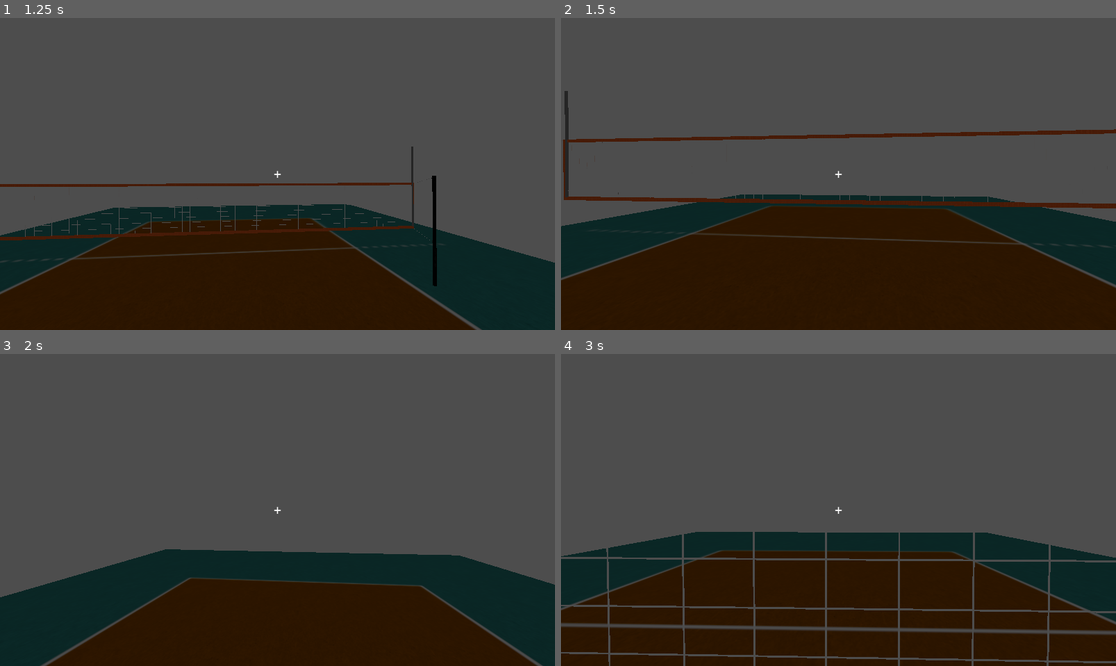
Above: before the commit, frames 1-4 (two rows, left to right).
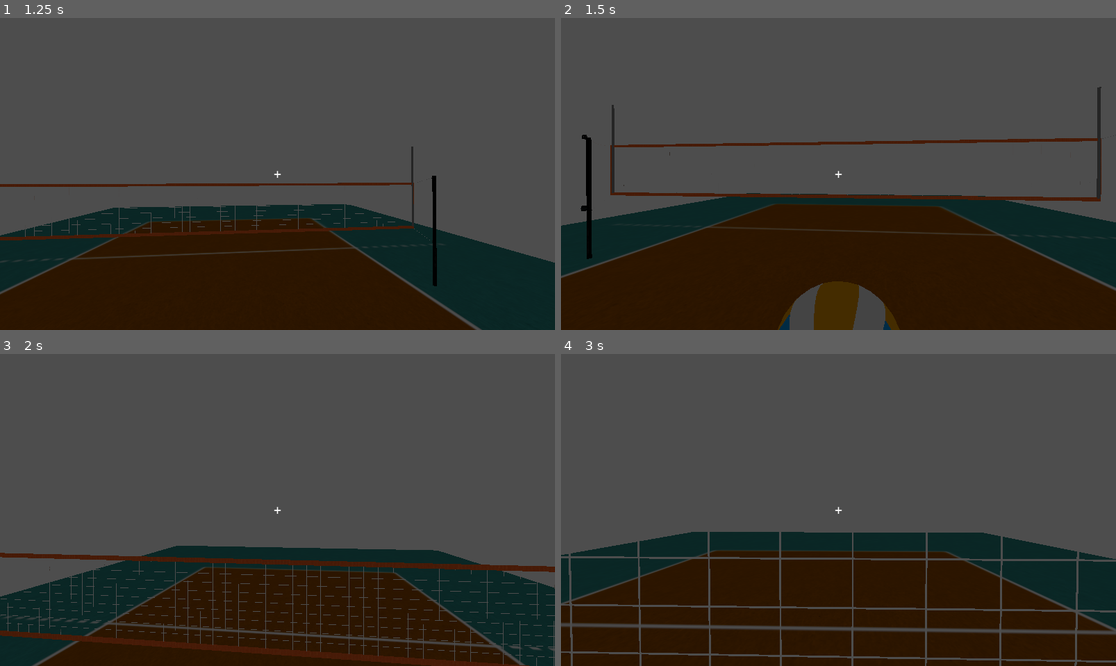
Above: after the commit, the same moments.

Repository: Mcaldas11/VolleyBox
Game: Godot game, scene res://volleyball/scene.tscn
The game is run twice, just before and just after one commit, with the same random seed, the same clock (stepped at 60 frames per second) and the same inputs.
Inputs (mouse positions are in pixels of both pictures, inside the frame that each line leads up to):
- Up to frame 1 (1.25 s): tap Enter (ui_accept) at 0.5, 0.77 s; move the mouse to (305, 174) at 0.52 s; press the mouse at (305, 174) at 0.53 s; hold W (ui_up) from 0.53 s (still down)
- Up to frame 2 (1.5 s): keep holding W (ui_up); move the mouse to (810, 174) at 1.27 s; release the mouse at (810, 174) at 1.28 s; tap G (spawn_ball) at 1.35 s
- Up to frame 3 (2 s): keep holding W (ui_up); tap Enter (ui_accept) at 1.52 s
- Up to frame 4 (3 s): keep holding W (ui_up); move the mouse to (849, 503) at 2.02 s; tap Keypad Enter at 2.1 s; move the mouse to (832, 516) at 2.77 s; tap Shift at 2.85 s

Frame 1 is identical in both runs. In frame 2, 8.5% of the frame differs, in the area x 0-100%, y 22-100%; in frame 3, 8.9%, in the area x 0-100%, y 61-100%; in frame 4, 4.5%.
Error before the commit: Cannot call method 'instantiate' on a null value. (res://Player/Script_Player/player.gd:43)

Commit message:
ball error
the ball spawns but we can not hit the ball... future implementation

Diff:
--- a/volley-box/Player/player.tscn
+++ b/volley-box/Player/player.tscn
@@ -24,3 +24,6 @@
 transform = Transform3D(1, 0, 0, 0, 1, 0, 0, 0, 1, 0, 0.775, 0)
 current = true
 fov = 65.0
+
+[node name="SpawnPoint" type="Node3D" parent="."]
+transform = Transform3D(1, 0, 0, 0, 1, 0, 0, 0, 1, 0, -0.1164161, -0.6784137)
--- a/volley-box/assets/ball/ball.tscn
+++ b/volley-box/assets/ball/ball.tscn
@@ -1,9 +1,19 @@
-[gd_scene load_steps=2 format=3 uid="uid://csnwley7mf18u"]
+[gd_scene load_steps=3 format=3 uid="uid://csnwley7mf18u"]
 
 [ext_resource type="PackedScene" uid="uid://vvoa28byhwkp" path="res://assets/ball/ball.glb" id="1_0hqb1"]
+
+[sub_resource type="SphereShape3D" id="SphereShape3D_0hqb1"]
+radius = 0.39802745
 
 [node name="Sketchfab_Scene" instance=ExtResource("1_0hqb1")]
 transform = Transform3D(0.5, 0, 0, 0, 0.5, 0, 0, 0, 0.5, 0, 0, 0)
 
 [node name="Sketchfab_model" parent="." index="0"]
 transform = Transform3D(0.3, 0, 0, 0, -1.3113417e-08, 0.3, 0, -0.3, -1.3113417e-08, 0, 0, 0)
+
+[node name="RigidBody3D" type="RigidBody3D" parent="." index="1"]
+
+[node name="MeshInstance3D" type="MeshInstance3D" parent="RigidBody3D" index="0"]
+
+[node name="CollisionShape3D" type="CollisionShape3D" parent="RigidBody3D" index="1"]
+shape = SubResource("SphereShape3D_0hqb1")
--- a/volley-box/volleyball/scene.tscn
+++ b/volley-box/volleyball/scene.tscn
@@ -1,7 +1,8 @@
-[gd_scene load_steps=8 format=3 uid="uid://dl1rd8yq4viql"]
+[gd_scene load_steps=9 format=3 uid="uid://dl1rd8yq4viql"]
 
 [ext_resource type="PackedScene" uid="uid://bjmcqq1vwm3sw" path="res://volleyball/scene.gltf" id="1_r886b"]
 [ext_resource type="PackedScene" uid="uid://cjwa10xmt3sbl" path="res://Player/player.tscn" id="2_alxkw"]
+[ext_resource type="PackedScene" uid="uid://csnwley7mf18u" path="res://assets/ball/ball.tscn" id="3_alxkw"]
 
 [sub_resource type="BoxShape3D" id="BoxShape3D_alxkw"]
 size = Vector3(9.000488, 1.0292969, 0.012084961)
@@ -59,6 +60,7 @@
 speed = 6.0
 jump_velocity = 4.5
 mouse_sensitivity = 0.002
+ball_scene = ExtResource("3_alxkw")
 
 [node name="CrossHair" type="CanvasLayer" parent="." index="2"]
 
